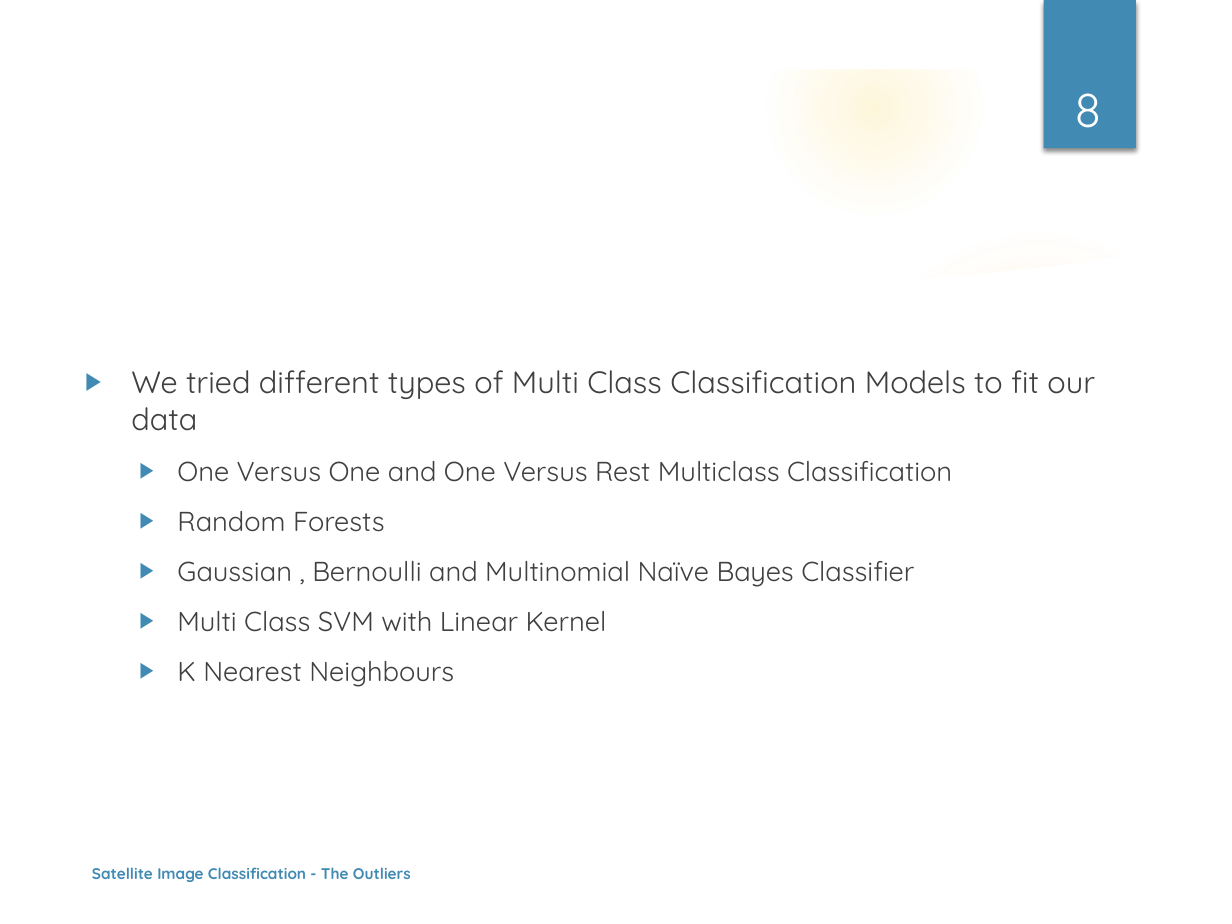
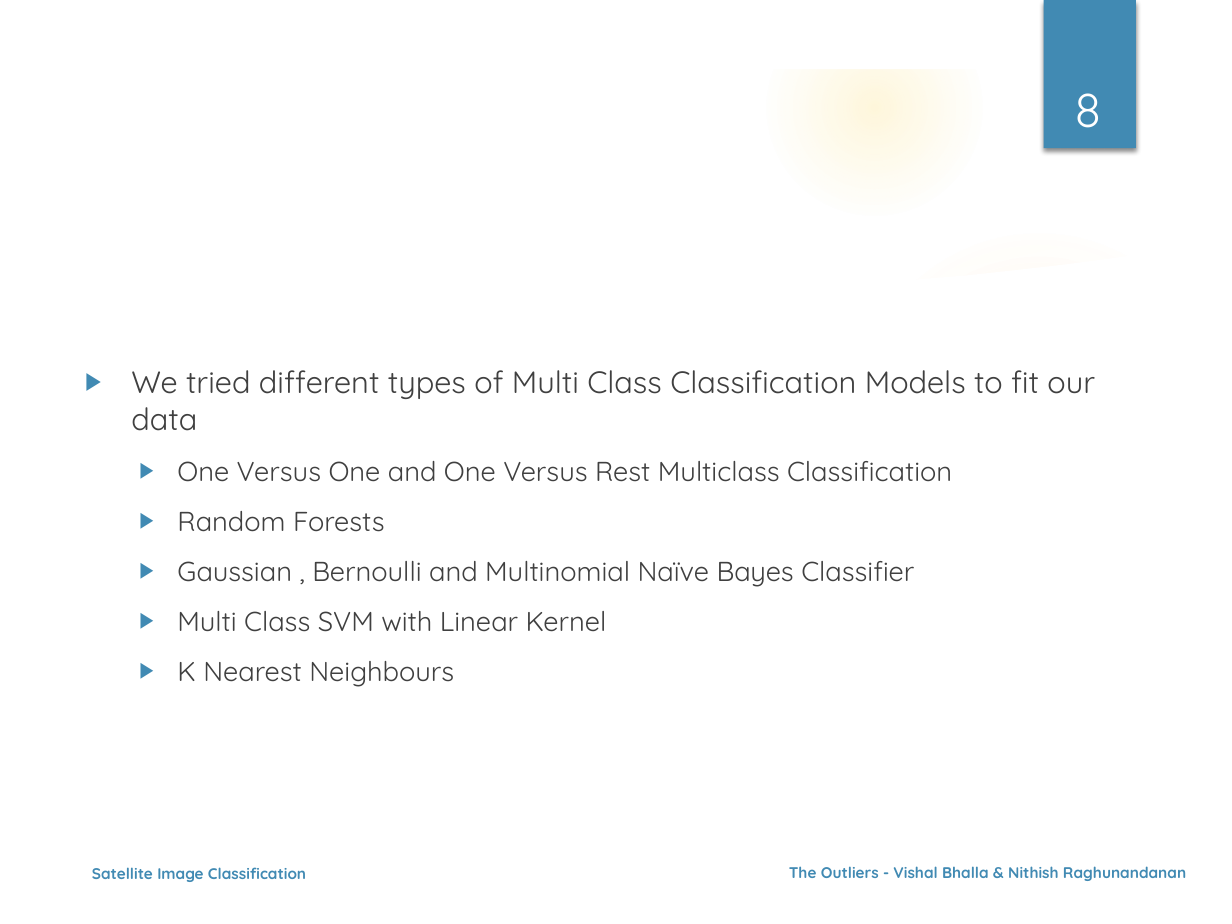
Before and after one commit to nehgu/Anomaly-Detection, a slide deck: slide 8 of Challenges/Satellite Image Data Set - Challenge 2/Ppt - Satellite Image Dataset Classification Challenge-2.pptx. Drawn at 1232x924 pixels with LibreOffice and Linux fonts; fonts in the diff are those of the drawing; background and template pictures are left out. Boxes give left, top, right and bottom in pixels: in the first picture for what was removed or moved away, otherwise in the second. Text is boxed around its words. In the diff, an @@ line names an element or a change of style, - is before the commit and + after.

```diff
--- a/Challenges/Satellite Image Data Set - Challenge 2/Ppt - Satellite Image Dataset Classification Challenge-2.pptx
+++ b/Challenges/Satellite Image Data Set - Challenge 2/Ppt - Satellite Image Dataset Classification Challenge-2.pptx
@@ text at (92, 867, 306, 882): text changed @@
-Satellite Image Classification - The Outliers
+Satellite Image Classification
@@ text added at (789, 866, 1186, 881), 9 pt, text #418AB3, bold @@
+The Outliers - Vishal Bhalla & Nithish Raghunandanan
```
Also in this commit, not shown: 11 other slides changed, 1 slide added, 1 other file.
